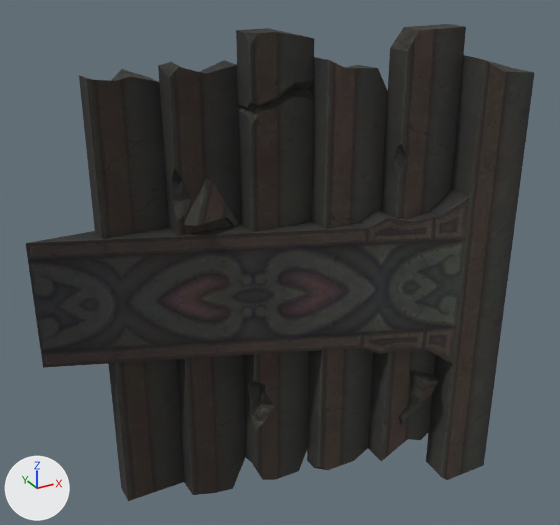
A saved change to the OBJ model sceneobjs/shenjie_dongxue_374/shenjie_dongxue_374_jieti02.obj.
Before and after are seen from a camera (50 mm lens) standing at (-263.0, -532.0, 260.0) and looking at (2.0, -51.0, 19.0). Every picture has the same lights, and +X, +Y and +Z are marked at lower left. Where no turn or scale is listed for an object, it has been applied to the vertices. Vertices at the same position are counted once.

The first picture shows 'shenjie_dongxue_374_jieti02'.
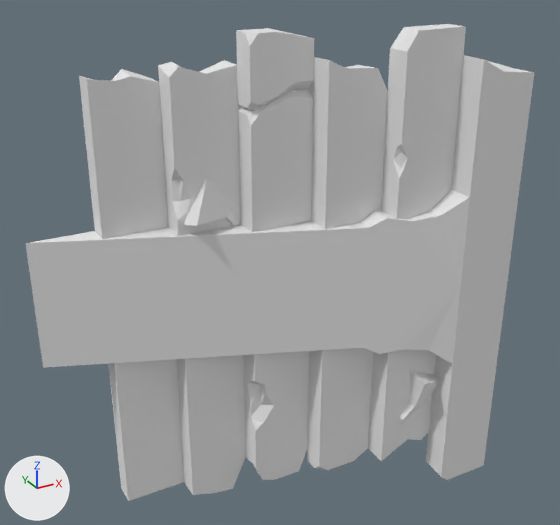
What changed in the scene script:
```text
Add mat_material_2_1:
    mat_material_2_1 = principled_material('material_2')
    mat_material_2_1.base_color = (0.8, 0.8, 0.8)  # white #e7e7e7
    mat_material_2_1.roughness = 1.0
Add mat_material_1_1:
    mat_material_1_1 = principled_material('material_1')
    mat_material_1_1.base_color = (0.8, 0.8, 0.8)  # white #e7e7e7
    mat_material_1_1.roughness = 1.0
Add mat_material_3_1:
    mat_material_3_1 = principled_material('material_3')
    mat_material_3_1.base_color = (0.8, 0.8, 0.8)  # white #e7e7e7
    mat_material_3_1.roughness = 1.0
Add mat_material_4_1:
    mat_material_4_1 = principled_material('material_4')
    mat_material_4_1.base_color = (0.8, 0.8, 0.8)  # white #e7e7e7
    mat_material_4_1.roughness = 1.0
Change me_shenjie_dongxue_374_jieti02:
    where me_shenjie_dongxue_374_jieti02.from_pydata(...)  # 193 vertices, 288 faces; spans x -175.0..175.0, y -120.0..0.0, z -192.0..192.0
    used by ob_shenjie_dongxue_374_jieti02; location = (0.0, 0.0, 0.0)
    me_shenjie_dongxue_374_jieti02 part 1: all 20 faces that had it switch from mat_material_1 (picture img_shenjie_dongxue_374_jieti02_01_png) to mat_material_1_1 (white #e7e7e7)
    me_shenjie_dongxue_374_jieti02 part 2: all 24 faces that had it switch from mat_material_2 (picture img_shenjie_dongxue_374_jieti01_01_png) to mat_material_2_1 (white #e7e7e7)
    me_shenjie_dongxue_374_jieti02 part 3: all 119 faces that had it switch from mat_material_3 (picture img_shenjie_dongxue_374_jieti01_02_png) to mat_material_3_1 (white #e7e7e7)
    me_shenjie_dongxue_374_jieti02 part 4: all 125 faces that had it switch from mat_material_4 (picture img_shenjie_dongxue_374_zhuanjiao02_06_png) to mat_material_4_1 (white #e7e7e7)
```

Pixel boxes [x1, y1, x2, y2] of what changed, in the pictures (560 x 525 px):
part 1 of me_shenjie_dongxue_374_jieti02, recoloured (black to grey)
    both: [26, 105, 470, 368]
part 2 of me_shenjie_dongxue_374_jieti02, recoloured (black to white)
    both: [30, 190, 470, 243]
part 3 of me_shenjie_dongxue_374_jieti02, recoloured (black to grey)
    both: [79, 24, 534, 501]
part 4 of me_shenjie_dongxue_374_jieti02, recoloured (black to white)
    both: [81, 27, 534, 480]
